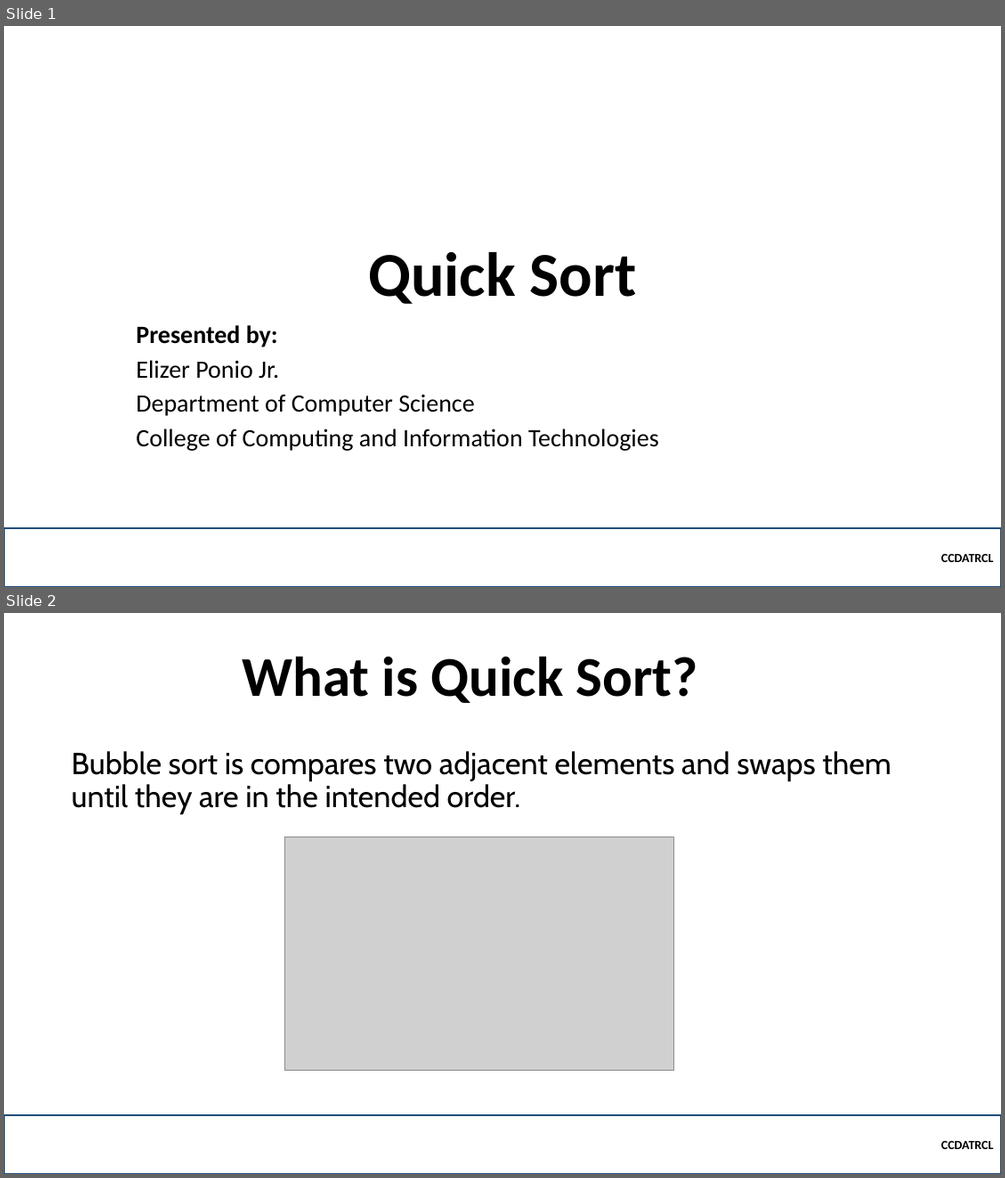
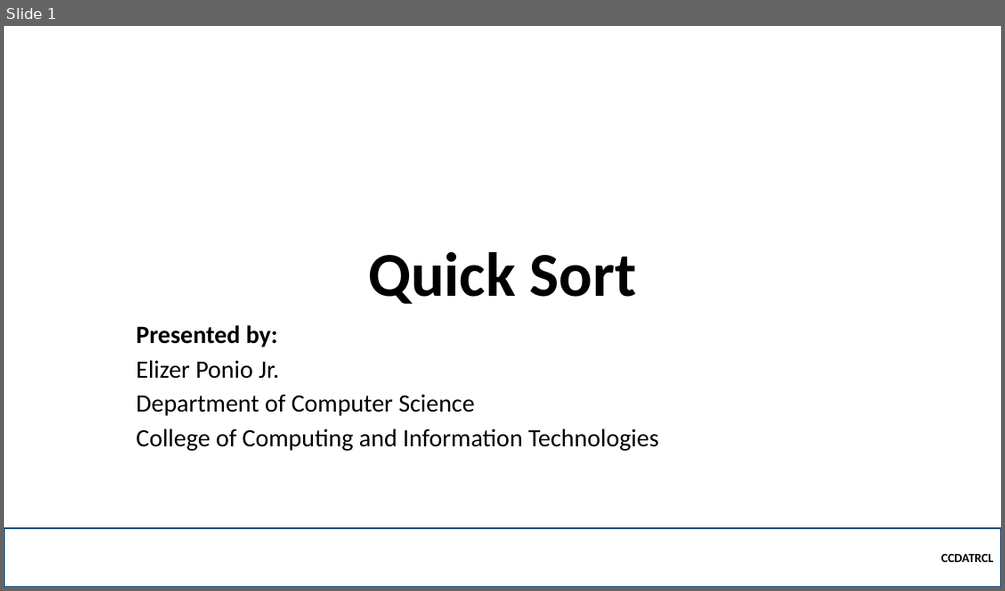
Before and after one commit to robitussin/CCDATRCL, a slide deck: 5 - Sorting Algorithms/Quick Sort.pptx. Shown one above the other, each under a label of ours: slides 1 and 2 before the commit, slide 1 after it. The pictures are 1005x1178 and 1005x591 pixels, drawn with LibreOffice and Linux fonts; fonts in the diff are those of the drawing; grey boxes stand for pictures; background and template pictures are left out. Boxes give left, top, right and bottom in pixels: in the first picture for what was removed or moved away, otherwise in the second. Text is boxed around its words. In the diff, an @@ line names an element or a change of style, - is before the commit and + after.

```diff
--- a/5 - Sorting Algorithms/Quick Sort.pptx
+++ b/5 - Sorting Algorithms/Quick Sort.pptx
@@ slide 2 removed at (4,613,1001,1174), background picture (left out) @@
@@ title removed at (242,656,698,703) @@
-What is Quick Sort?
@@ text removed at (72,751,891,815) @@
-Bubble sort is compares two adjacent elements and swaps them until they are in the intended order.
@@ picture removed at (284,836,674,1070) @@
@@ rectangle removed at (4,1115,1001,1174) @@
-CCDATRCL
```
Also in this commit, not shown: 18 slides added, 5 other files.
